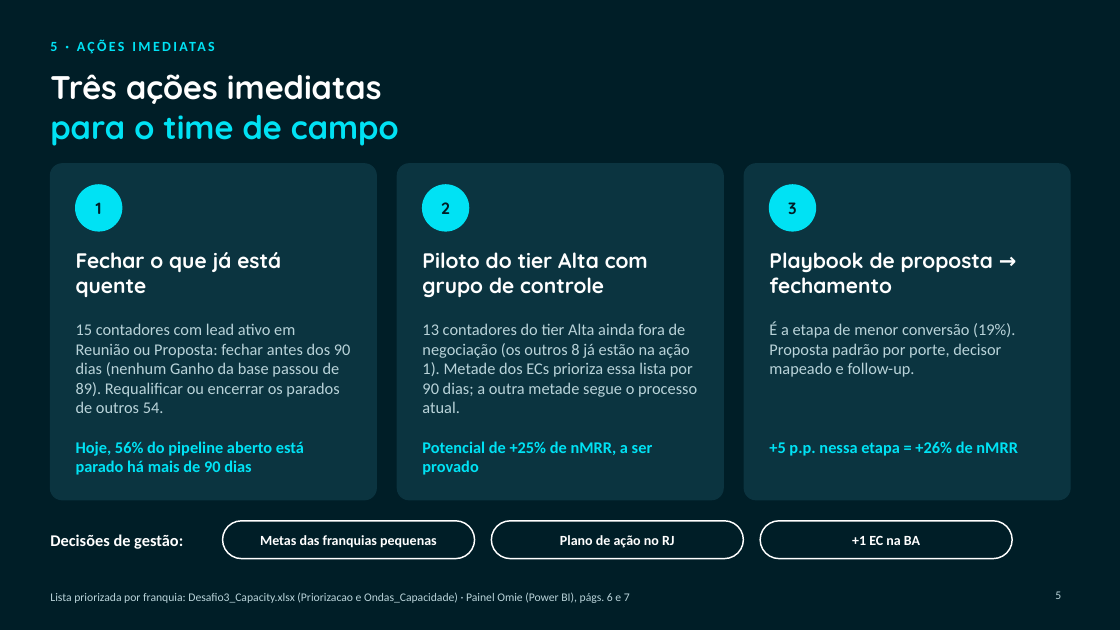
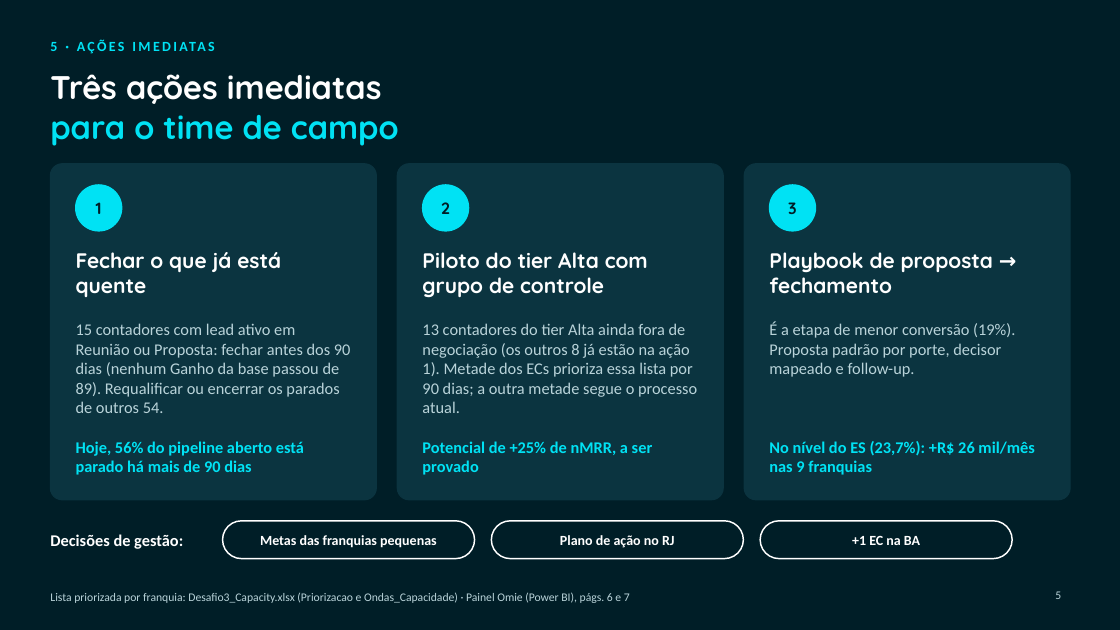
Before and after one commit to Flavioblf/case-omie-revops-contadores, a slide deck: slide 5 of omie-case-contadores/output/Apresentacao_Omie_Canal_Contadores.pptx. Drawn at 1120x630 pixels with LibreOffice and Linux fonts; fonts in the diff are those of the drawing; background and template pictures are left out. Boxes give left, top, right and bottom in pixels: in the first picture for what was removed or moved away, otherwise in the second. Text is boxed around its words. In the diff, an @@ line names an element or a change of style, - is before the commit and + after.

```diff
--- a/omie-case-contadores/output/Apresentacao_Omie_Canal_Contadores.pptx
+++ b/omie-case-contadores/output/Apresentacao_Omie_Canal_Contadores.pptx
@@ text at bbox=[769, 441, 1034, 475]: text changed @@
-+5 p.p. nessa etapa = +26% de nMRR
+No nível do ES (23,7%): +R$ 26 mil/mês nas 9 franquias
```
Also in this commit, not shown: 1 other slide changed, 7 other files.
